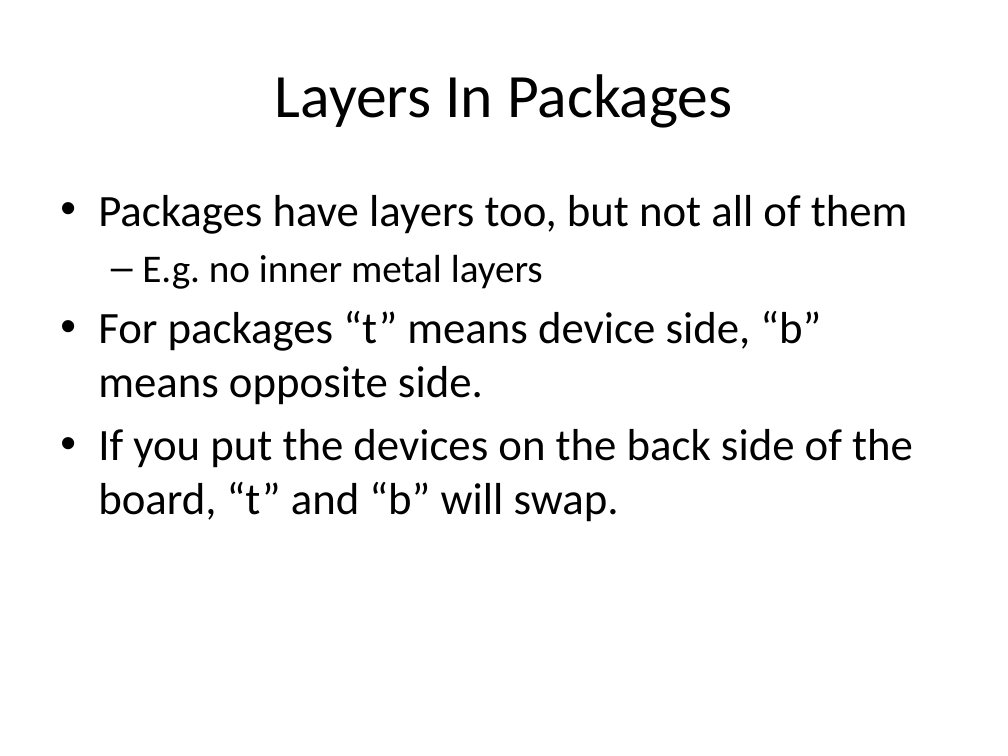
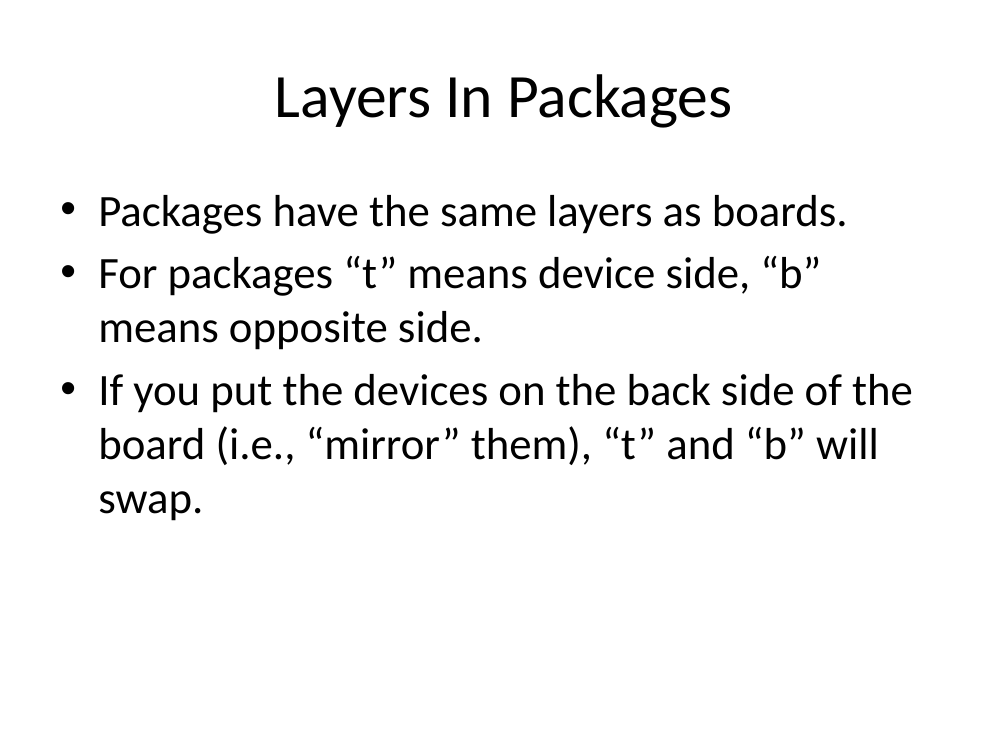
Before and after one commit to NVSL/QuadClass-Resources, a slide deck: slide 24 of Lecture Slides/Lab01-Eagle-Intro.pptx. Drawn at 1008x756 pixels with LibreOffice and Linux fonts; fonts in the diff are those of the drawing. Boxes give left, top, right and bottom in pixels: in the first picture for what was removed or moved away, otherwise in the second. Text is boxed around its words. In the diff, an @@ line names an element or a change of style, - is before the commit and + after.

Commit message:
examples for board layout/placement

```diff
--- a/Lecture Slides/Lab01-Eagle-Intro.pptx
+++ b/Lecture Slides/Lab01-Eagle-Intro.pptx
@@ text at [98,195,848,234]: text changed @@
-• Packages have layers too, but not all of them
-  – E.g. no inner metal layers
+• Packages have the same layers as boards.
@@ text at [98,374,913,521]: text changed @@
-• If you put the devices on the back side of the board, “t” and “b” will swap.
+• If you put the devices on the back side of the board (i.e., “mirror” them), “t” and “b” will swap.
```
Also in this commit, not shown: 6 other slides changed, 12 other files.
